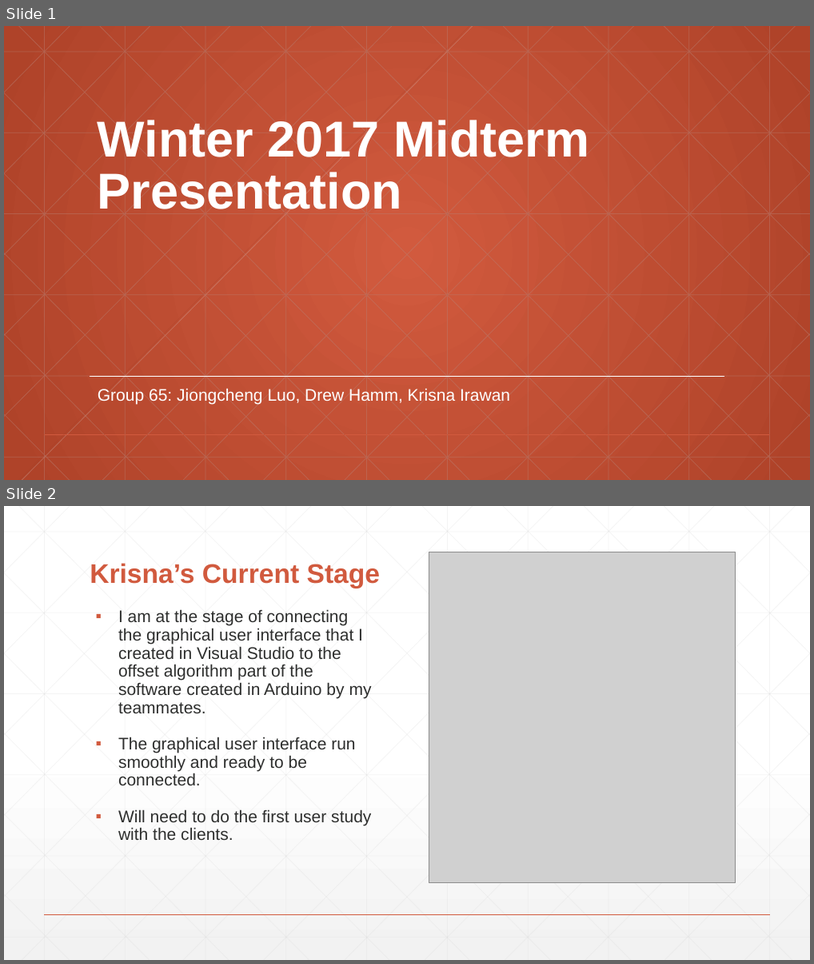
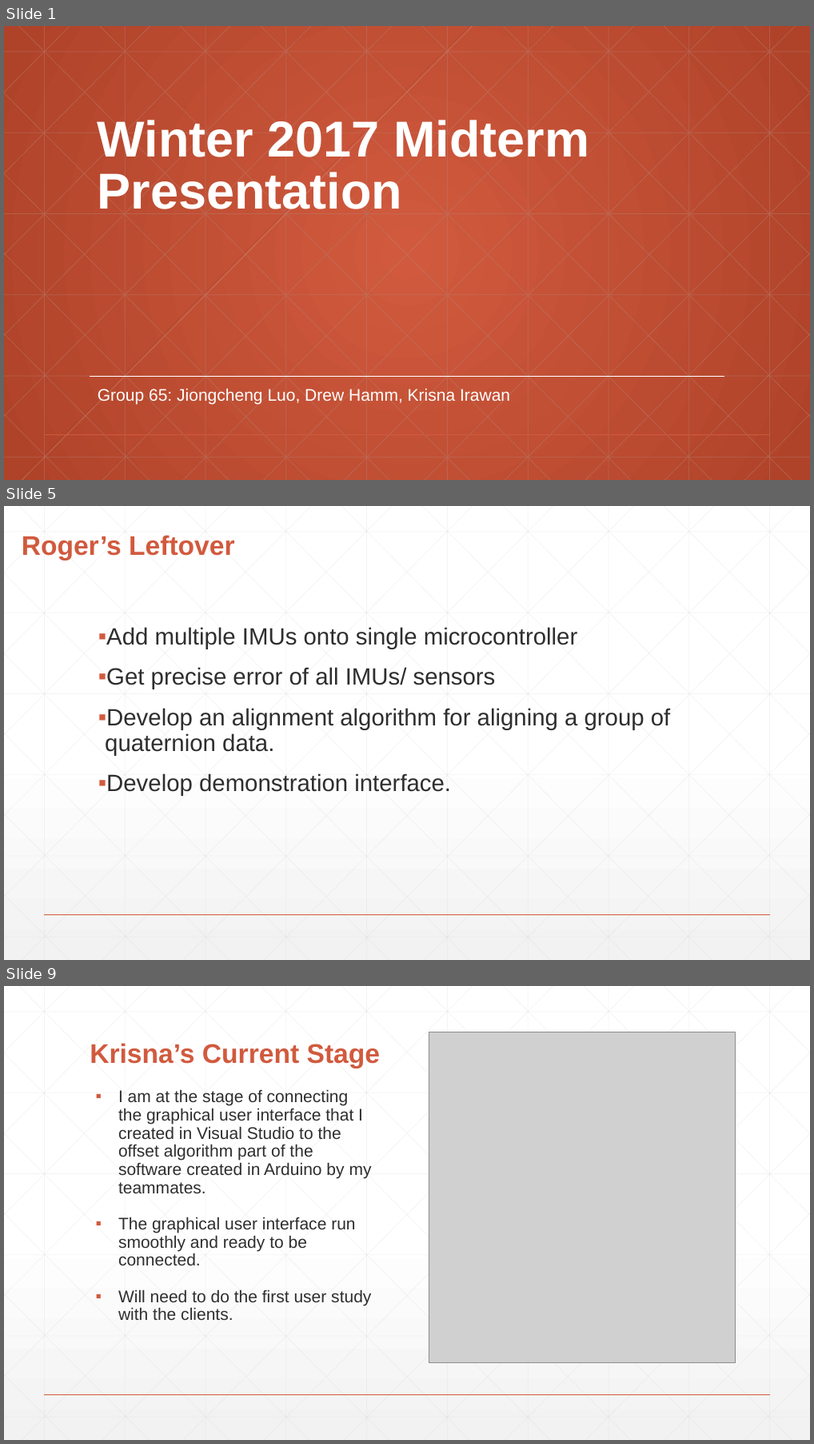
Before and after one commit to gijonc/CapstoneProject-OSU-65, a slide deck: winter-2017-Report/winter2017mid.pptx. Shown one above the other, each under a label of ours: slides 1 and 2 before the commit, slides 1, 5 and 9 after it; the slides between them are not shown. The pictures are 814x964 and 814x1444 pixels, drawn with LibreOffice and Linux fonts; fonts in the diff are those of the drawing; grey boxes stand for pictures. Boxes give left, top, right and bottom in pixels: in the first picture for what was removed or moved away, otherwise in the second. Text is boxed around its words. In the diff, an @@ line names an element or a change of style, - is before the commit and + after.

```diff
--- a/winter-2017-Report/winter2017mid.pptx
+++ b/winter-2017-Report/winter2017mid.pptx
@@ slide 5 added at (4, 506, 810, 960), background gradient #FFFFFF to #F2F2F2; not listed: 47 template elements that a slide beside it also shows @@
@@ title added at (22, 535, 234, 560), 32 pt, text #D15A3E, bold @@
+Roger’s Leftover
@@ text added at (98, 627, 670, 796), 28 pt, text #2D2E2D @@
+▪ Add multiple IMUs onto single microcontroller
+▪ Get precise error of all IMUs/ sensors
+▪ Develop an alignment algorithm for aligning a group of quaternion data.
+▪ Develop demonstration interface.
@@ what was slide 2 is now slide 9 @@
```
Also in this commit, not shown: 6 other slides added, 9 other files.
